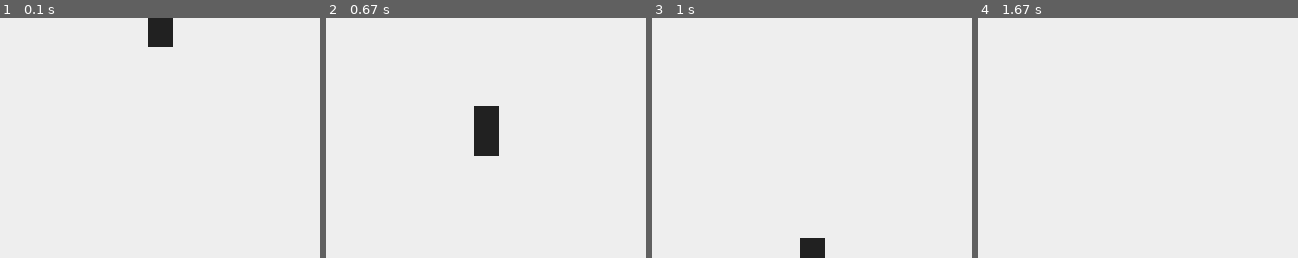
Above: before the commit, frames 1-4 (left to right).
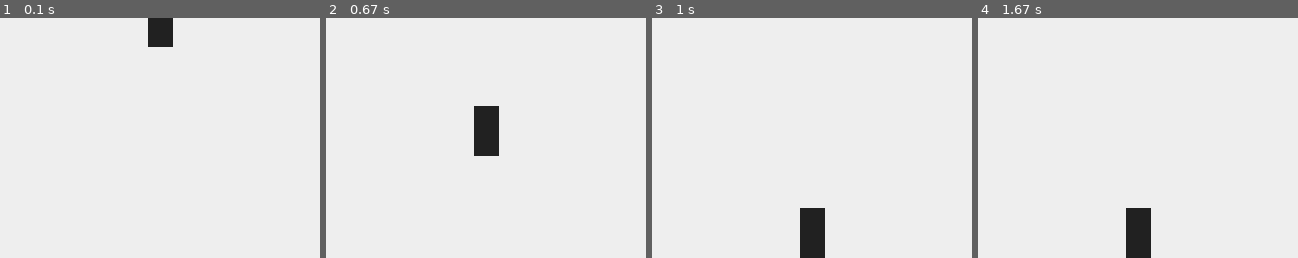
Above: after the commit, the same moments.

Repository: Gunlek/PyGame-Rocket
Game: pygame game, started from Simple_animation.py
Same seed, same stepped clock (60 frames per second), same inputs: the game is played once before the commit and once after it.
Inputs:
- Up to frame 1 (0.1 s): no input
- Up to frame 2 (0.67 s): no input
- Up to frame 3 (1 s): no input
- Up to frame 4 (1.67 s): no input
The pictures show only the part of the screen within x 25-75%, y 50-100%; the shares and areas given below are measured in that part.

Frames 1-2 are identical in both runs. In frame 3, 1.0% of the frame differs, in the area x 46-55%, y 79-92%; in frame 4, 1.6%, in the area x 46-55%, y 79-100%.

Commit message:
Updated FPS management system

Diff:
--- a/Simple_animation.py
+++ b/Simple_animation.py
@@ -16,14 +16,14 @@
 
 alive = True
 
-framerate = 60               # frames per second
-refresh_rate = 1/framerate   # refresh every 1/framerate of seconds
+framerate = 60                 # frames per second
+refresh_rate = 1/framerate     # refresh every 1/framerate of seconds
 
 gravity = -9.81*50
 
 acc = gravity
 speed = 0
-enableFloor = False          # is there a floor on the down side of the frame
+enableFloor = True          # is there a floor on the down side of the frame
 
 rocket_width = 25
 rocket_height = 50
@@ -42,6 +42,7 @@
     if actualCoords[1] >= win_height-rocket_height and enableFloor:
         acc=0
         speed=0
+        newPhysicCoords[1] = win_height-rocket_height
     return newPhysicCoords
 
 def setRocketSpeed(newSpeed):
@@ -72,6 +73,8 @@
 #############################################
 
 rocket = drawRocket()
+cycle_timer = 0
+frames = 0
 refresh_timer = 0
 loop_interval = 0.001
 #setRocketSpeed(-350)               #Allow user to test speed control and effects
@@ -81,11 +84,15 @@
     if refresh_timer >= refresh_rate:
         updateDisplay(refresh_timer)
         refresh_timer = 0
-        print(speed)
+        frames+=1
+        if cycle_timer >= 1:
+            cycle_timer = 0
+            frames = 0
     for e in pygame.event.get():
         if e.type == QUIT:
             pygame.quit()
             alive = False
             break
     refresh_timer += loop_interval
+    cycle_timer += loop_interval
     time.sleep(loop_interval)
